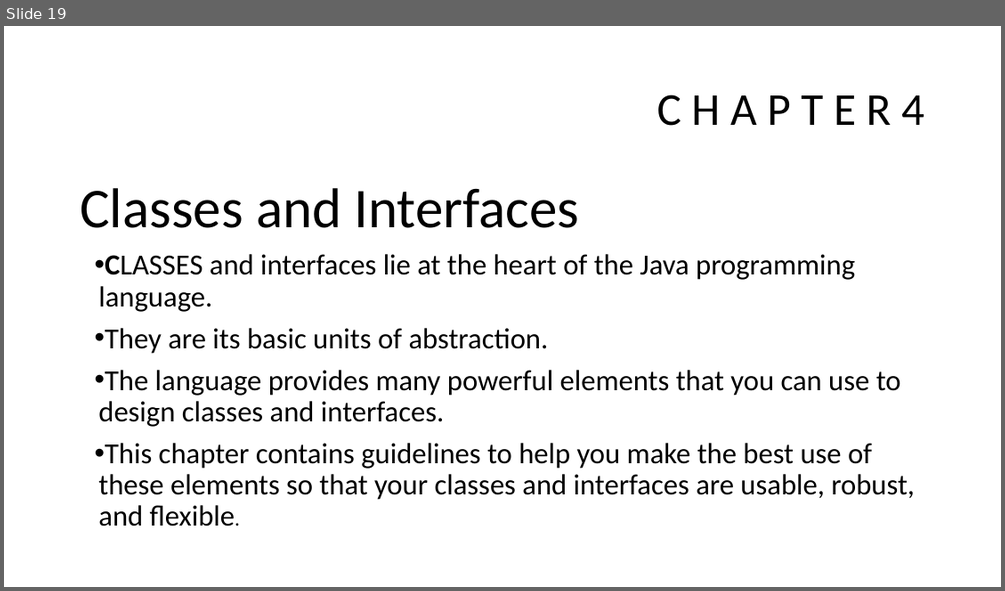
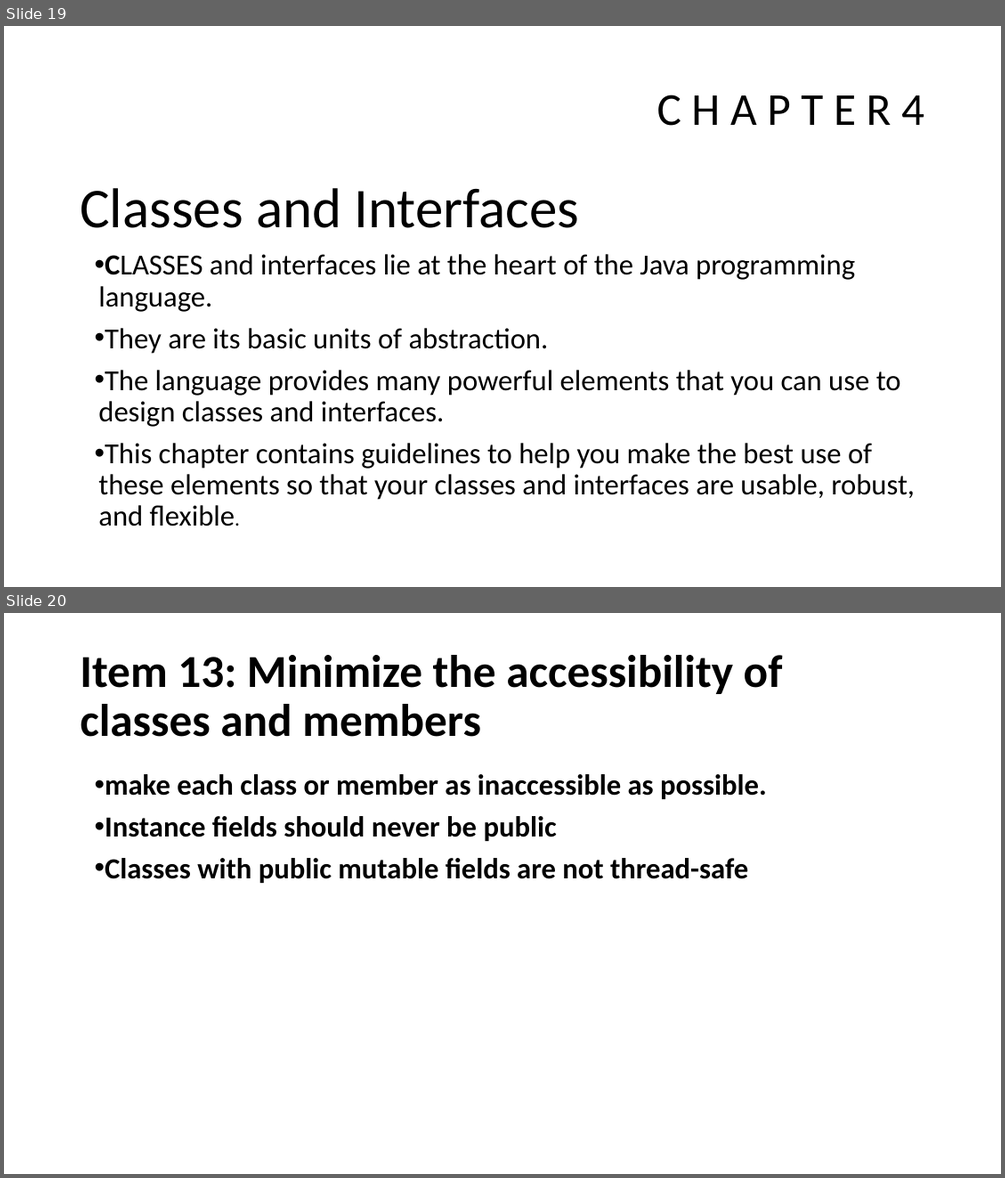
Before and after one commit to javamaster-llc/effective-java-examples-master, a slide deck: Study of Effective Java™.pptx. Shown one above the other, each under a label of ours: slide 19 before the commit, slides 19 and 20 after it. The pictures are 1005x591 and 1005x1178 pixels, drawn with LibreOffice and Linux fonts; fonts in the diff are those of the drawing. Boxes give left, top, right and bottom in pixels: in the first picture for what was removed or moved away, otherwise in the second. Text is boxed around its words. In the diff, an @@ line names an element or a change of style, - is before the commit and + after.

```diff
--- a/Study of Effective Java™.pptx
+++ b/Study of Effective Java™.pptx
@@ slide 20 added at bbox=[4, 613, 1001, 1174], background #FFFFFF @@
@@ title added at bbox=[80, 655, 783, 737], 44 pt, text #000000, bold @@
+Item 13: Minimize the accessibility of classes and members
@@ text added at bbox=[105, 774, 767, 883], 28 pt, text #000000, bold @@
+• make each class or member as inaccessible as possible.
+• Instance fields should never be public
+• Classes with public mutable fields are not thread-safe
```
Also in this commit, not shown: 3 other slides added.
